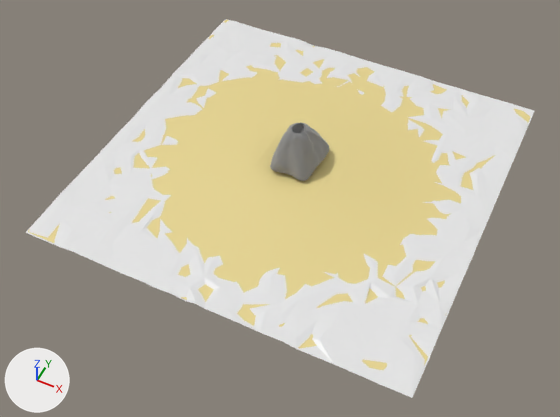
The Blender file Assets/Dinos Modelos/blend/isla.blend, before and after one commit.
Before and after are seen from a camera (50 mm lens) standing at (103.0, -227.0, 249.0) and looking at (0.0, -21.0, -8.0). Every picture has the same lights, and +X, +Y and +Z are marked at lower left. The older version comes first.
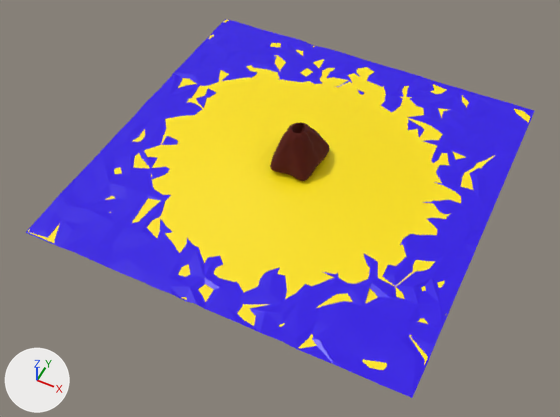
The change in detail:
Material 'Material.001' (mat_material_001) changes colour from white #e7e7e7 to blue #2e00e7; in linear values from (0.8, 0.8, 0.8) to (0.0275, 0.0, 0.801).
Material 'Material.002' (mat_material_002) changes colour from yellow #e7d590 to yellow #ffe300; in linear values from (0.8, 0.668, 0.28) to (1.0, 0.771, 0.0).
In material 'PolySphere1' (mat_polysphere1), metallic goes from 1.0 to 0.0.
Material 'PolySphere1' (mat_polysphere1) changes colour from grey #bcbcbc to dark red #520e00; in linear values from (0.5, 0.5, 0.5) to (0.0844, 0.00439, 0.0).
In material 'PolySphere1' (mat_polysphere1), specular_ior_level is no longer 1.0.

Where the change shows, as pixel boxes (x1, y1, x2, y2) in the pictures (560 x 417 px):
'Plane', recoloured (white to blue)
    both: (25, 19, 534, 398)
'Plane.001', recoloured
    both: (28, 20, 531, 370)
'PolySphere1', recoloured (grey to dark red)
    both: (270, 122, 330, 181)
